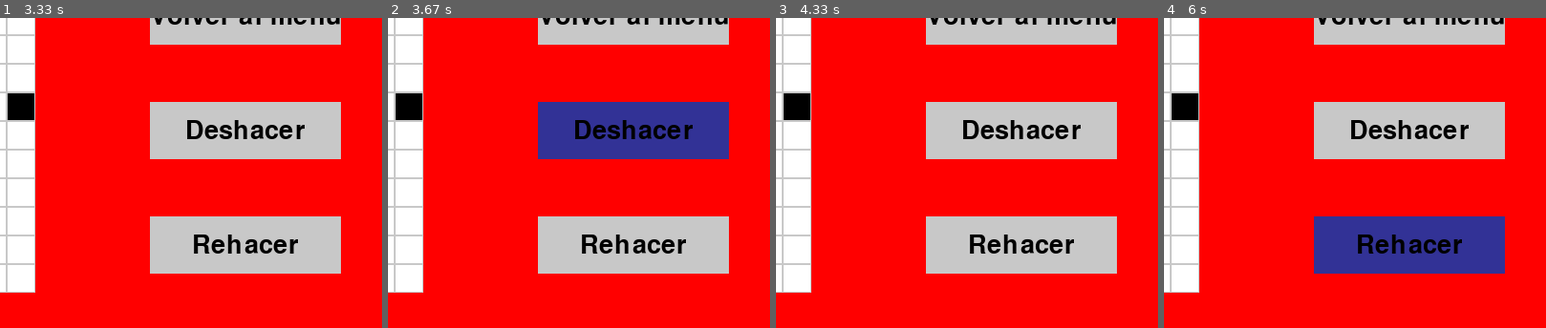
Above: before the commit, frames 1-4 (left to right).
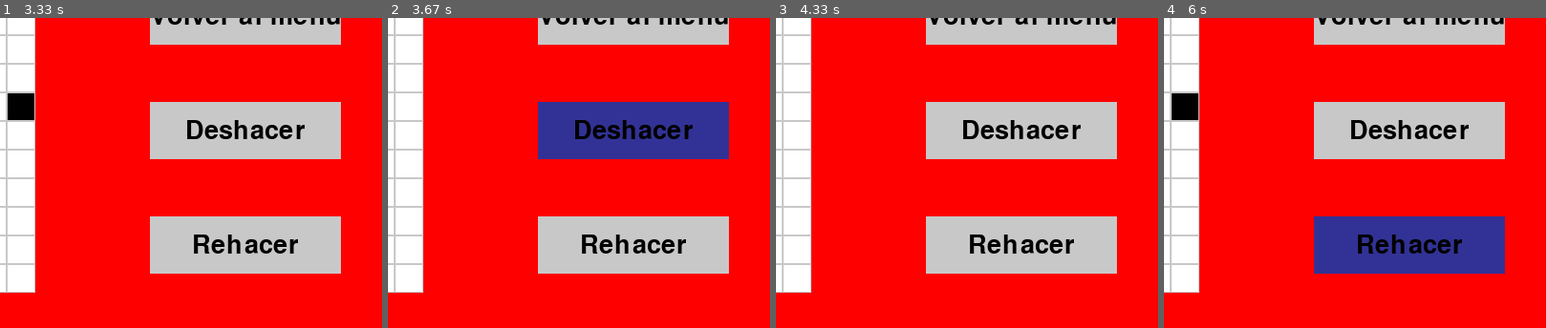
Above: after the commit, the same moments.

Repository: Diego-ipt/Pygame_nonograma
Game: pygame game, started from inicio.py
Two runs of this game, one before a commit and one after it. Both use one fixed random seed, a clock stepped at 60 frames per second and the inputs below.
Inputs (mouse positions are % of the whole screen's width and height, from its top left):
- Up to frame 1 (3.33 s): click (46, 54) at 0.43 s; click "Jugar" at 0.72 s; click (19, 35) at 1.08 s; click "Deshacer" at 1.45 s; click (52, 16) at 1.83 s; move the mouse to (47, 33) at 2.6 s; click (47, 33) at 2.73 s; click (36, 29) at 3.13 s
- Up to frame 2 (3.67 s): click (76, 41) at 3.53 s
- Up to frame 3 (4.33 s): click (81, 48) at 3.93 s; move the mouse to (18, 37) at 4.2 s
- Up to frame 4 (6 s): click (18, 37) at 4.33 s; move the mouse to (21, 31) at 4.6 s; click (21, 31) at 4.73 s; click (22, 61) at 5.13 s; click (21, 44) at 5.53 s; click (77, 61) at 5.93 s
The pictures show only the part of the screen within x 43-93%, y 20-70%; the shares and areas given below are measured in that part.

Frame 1 is identical in both runs. In frame 2, 0.6% of the frame differs, in the area x 2-9%, y 24-33%; in frame 3, 0.6%; in frame 4, nothing differs.

Commit message:
fix: se arreglo el bug que ejecutaba mas de una vez los botones por click

Diff:
--- a/nonograma_core/VentanaElegirPartida.py
+++ b/nonograma_core/VentanaElegirPartida.py
@@ -17,4 +17,5 @@
         self.pantalla.fill(GRIS)
         mostrar_texto("Elegir Partida", fuente, NEGRO, self.pantalla, 400, 100)
         boton("Volver al menú", 300, 400, 200, 60, GRIS, AZUL_OSCURO, self.pantalla, lambda: self.cambiar_ventana('menu_principal'))
+        #Game() se debe reemplazar por el nongrama a jugar elegido en esta ventana
         boton("Jugar", 300, 500, 200, 60, GRIS, AZUL_OSCURO, self.pantalla, lambda: self.iniciar_juego(Game()))
--- a/nonograma_core/VentanaNonogramaGame.py
+++ b/nonograma_core/VentanaNonogramaGame.py
@@ -1,4 +1,5 @@
 import pygame
+import time
 from nonograma_core.elementos_menus import *
 from nonograma_core.colores import *
 from nonograma_core.ventana_nonograma import *
@@ -15,8 +16,7 @@
 
     # En el bucle principal del juego
     def dibujar(self):
-        self.reloj.tick(10)
-        pygame.init()
+        time.sleep(0.1)  # Agregar un delay de 1 segundo
         pantalla.fill(ROJO)
         pygame.display.set_caption("Nonograma Game")
         mostrar_texto("Nivel X", fuente, NEGRO, pantalla, 80, 50)
